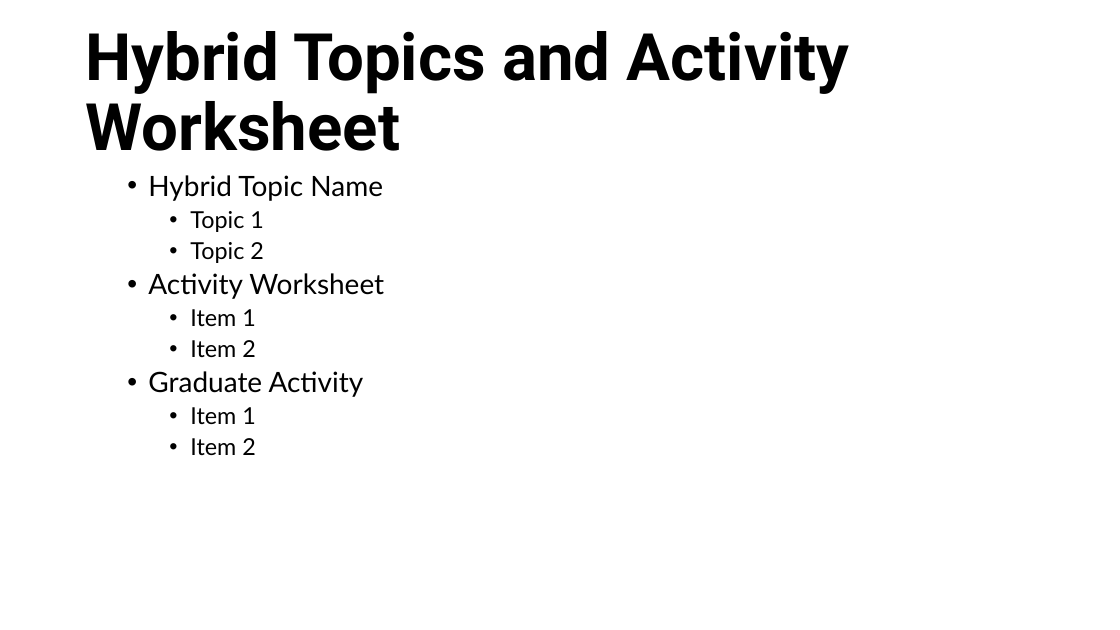
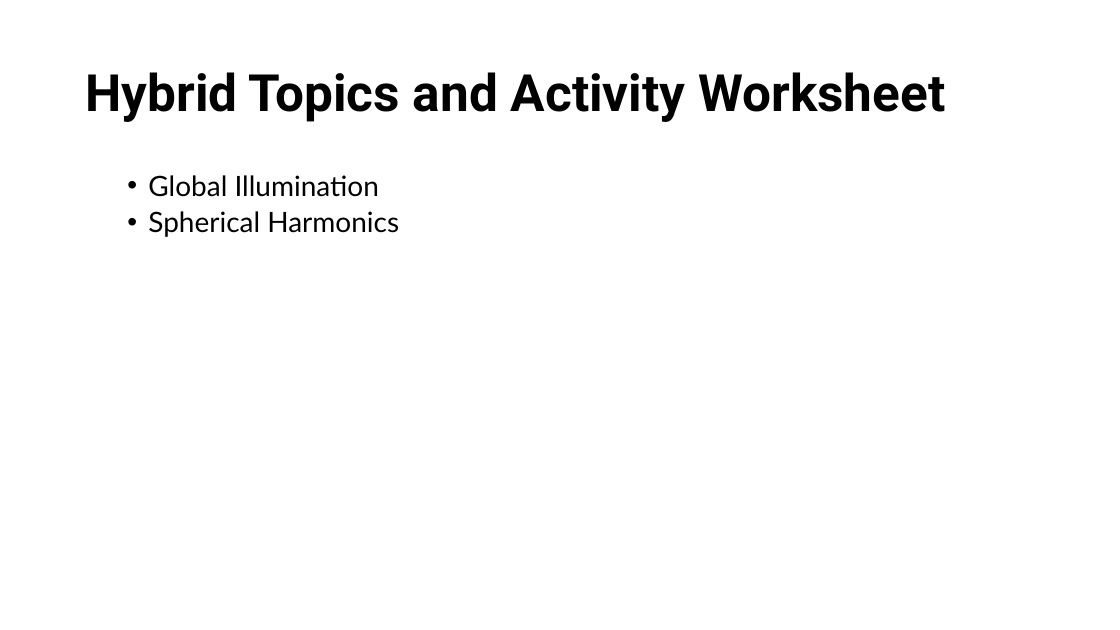
Before and after one commit to RahidZaman/cs481681-cgr, a slide deck: slide 15 of slides/pptx/week06.pptx (slide 4 before the commit). Drawn at 1120x630 pixels with LibreOffice and Linux fonts; fonts in the diff are those of the drawing; background and template pictures are left out. Boxes give left, top, right and bottom in pixels: in the first picture for what was removed or moved away, otherwise in the second. Text is boxed around its words. In the diff, an @@ line names an element or a change of style, - is before the commit and + after.

```diff
--- a/slides/pptx/week06.pptx
+++ b/slides/pptx/week06.pptx
@@ title "Hybrid Topics and Activity Worksheet" at [85,72,945,122]: size 56 to 44 pt @@
@@ text at [148,175,399,237]: text changed @@
-  • Hybrid Topic Name
-    • Topic 1
-    • Topic 2
-  • Activity Worksheet
-    • Item 1
-    • Item 2
-  • Graduate Activity
-    • Item 1
-    • Item 2
+  • Global Illumination
+  • Spherical Harmonics
```
Also in this commit, not shown: 1 other slide changed, 13 slides added, 2 slides removed, 10 other files.
